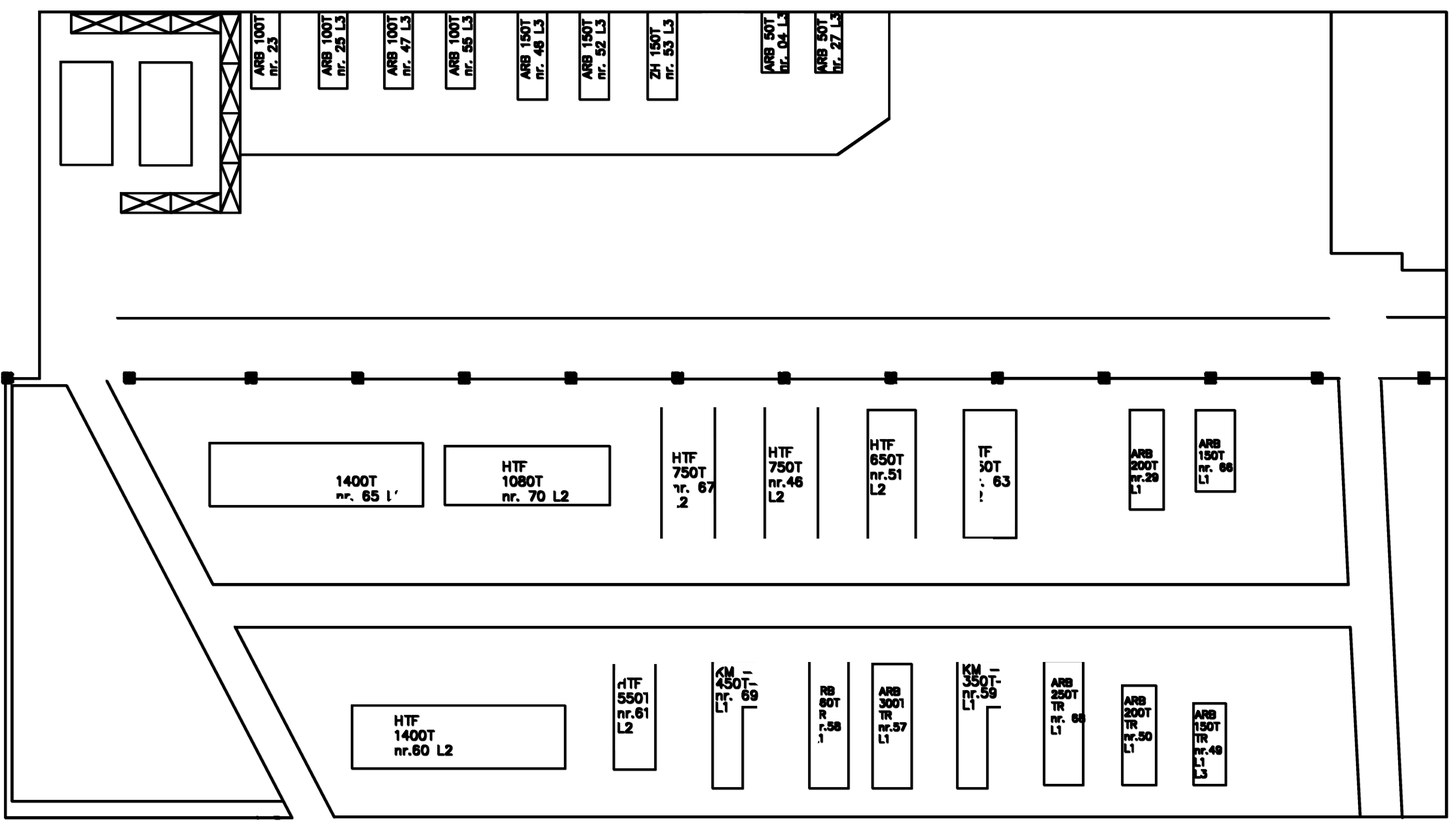
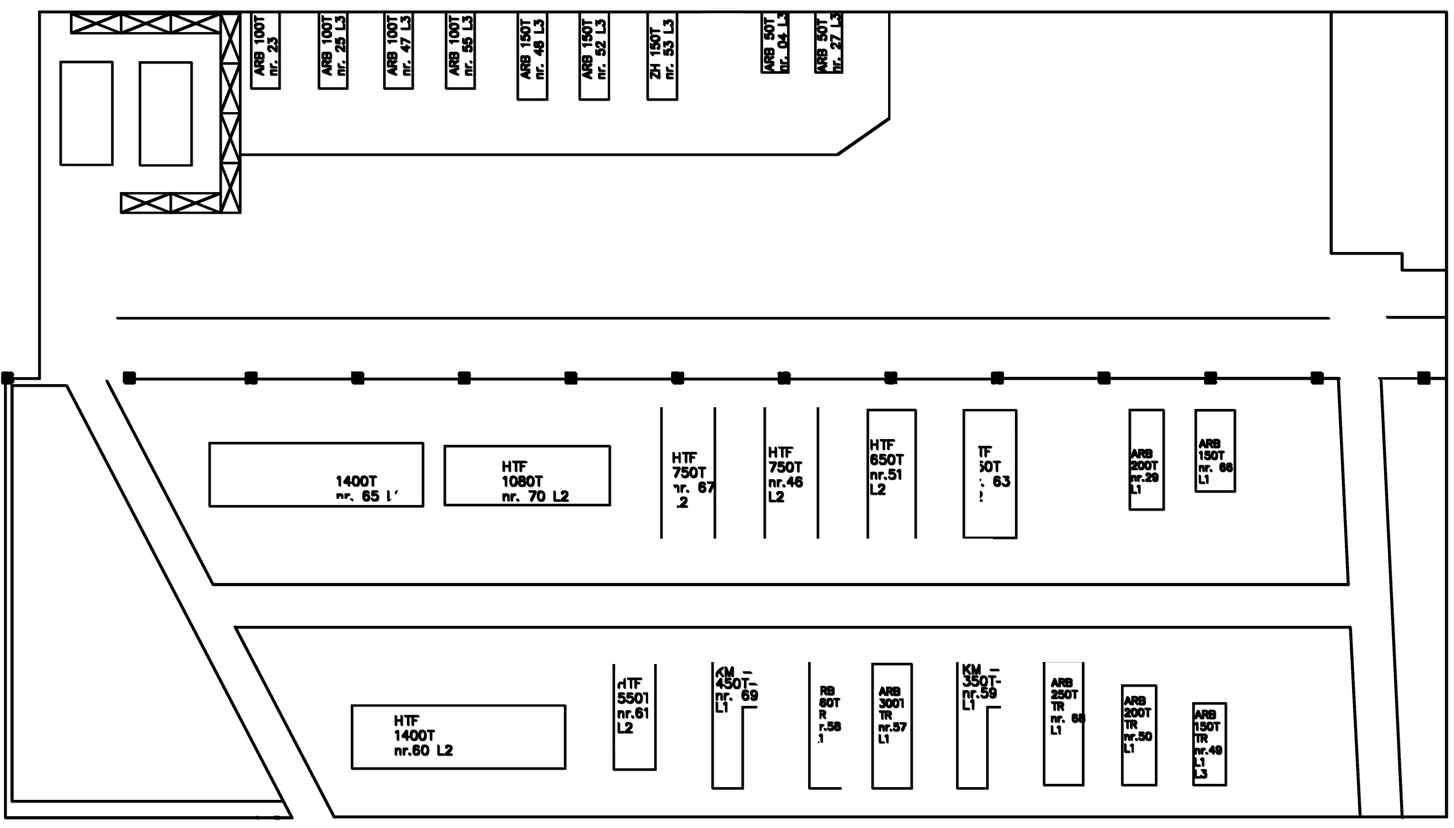
Layered file, before and after one edit (1454x828). Changes by layer:
painted on "hala_skoczow.png" over [841, 661, 851, 791]
